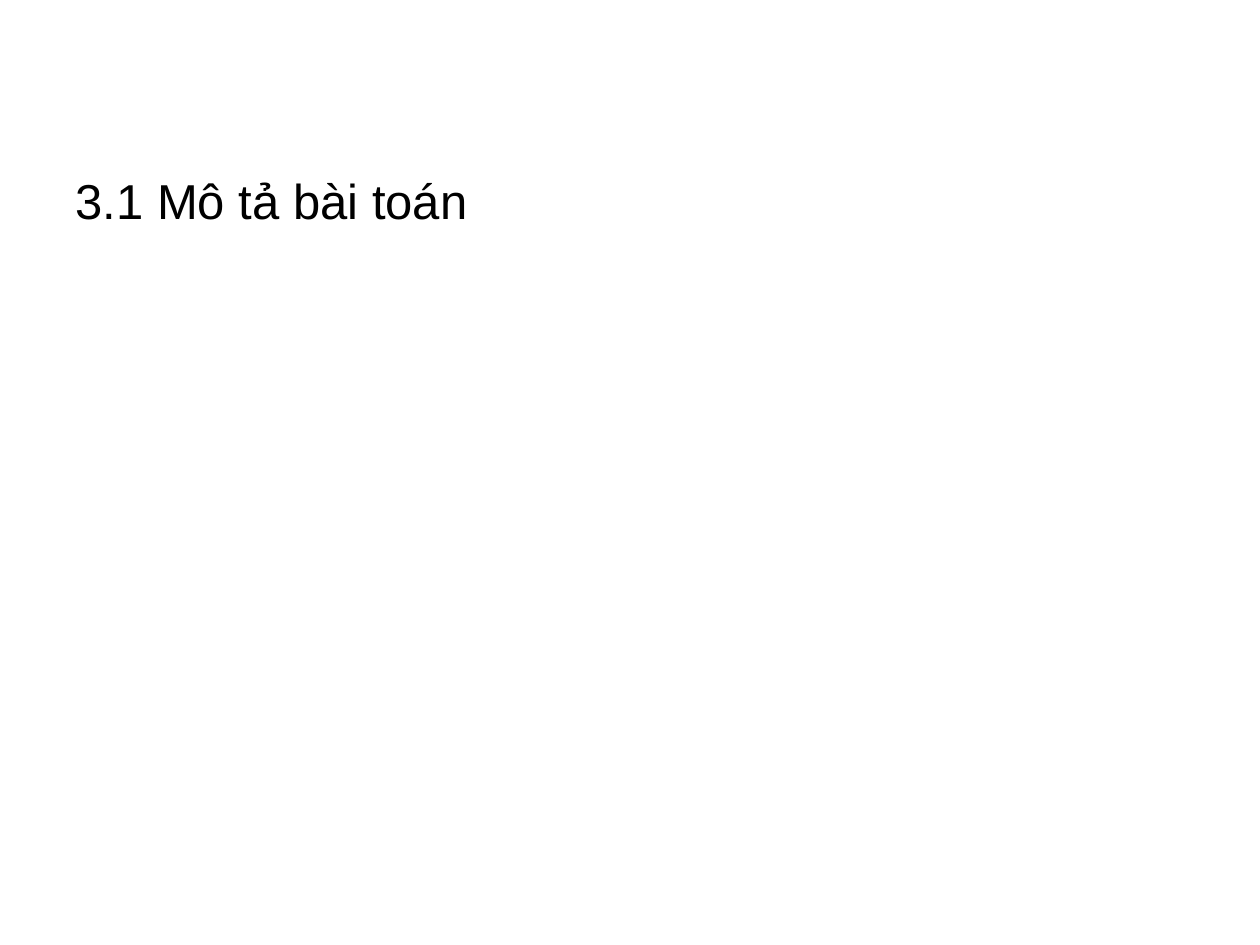
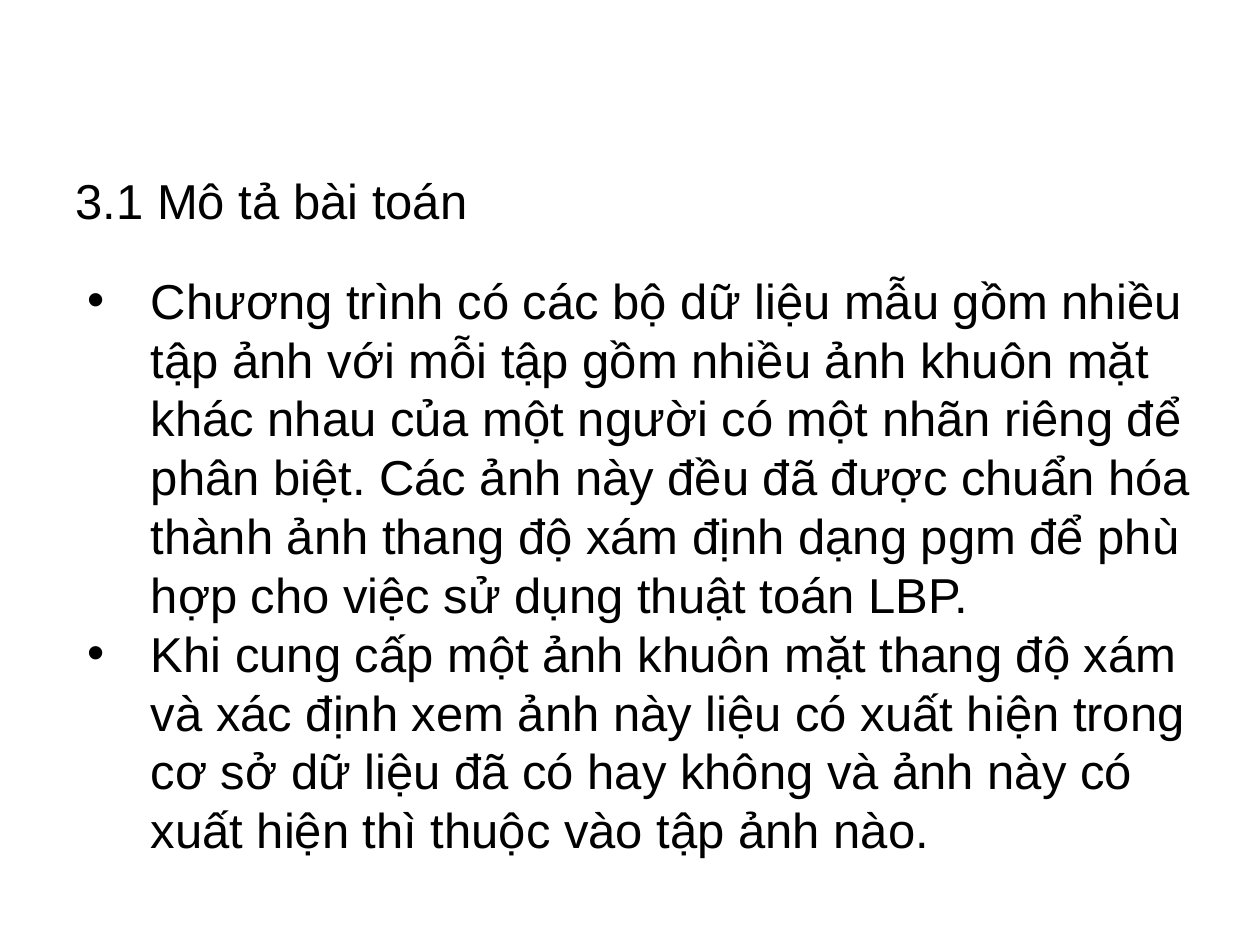
Before and after one commit to Alex7Huynh/lbp-group7, a slide deck: slide 36 of Slide.pptx. Drawn at 1260x945 pixels with LibreOffice and Linux fonts; fonts in the diff are those of the drawing; background and template pictures are left out. Boxes give left, top, right and bottom in pixels: in the first picture for what was removed or moved away, otherwise in the second. Text is boxed around its words. In the diff, an @@ line names an element or a change of style, - is before the commit and + after.

```diff
--- a/Slide.pptx
+++ b/Slide.pptx
@@ text added at (151,280,1190,858), 28 pt, text #000000 @@
+• Chương trình có các bộ dữ liệu mẫu gồm nhiều tập ảnh với mỗi tập gồm nhiều ảnh khuôn mặt khác nhau của một người có một nhãn riêng để phân biệt. Các ảnh này đều đã được chuẩn hóa thành ảnh thang độ xám định dạng pgm để phù hợp cho việc sử dụng thuật toán LBP.
+• Khi cung cấp một ảnh khuôn mặt thang độ xám và xác định xem ảnh này liệu có xuất hiện trong cơ sở dữ liệu đã có hay không và ảnh này có xuất hiện thì thuộc vào tập ảnh nào.
```
Also in this commit, not shown: 14 slides added.
